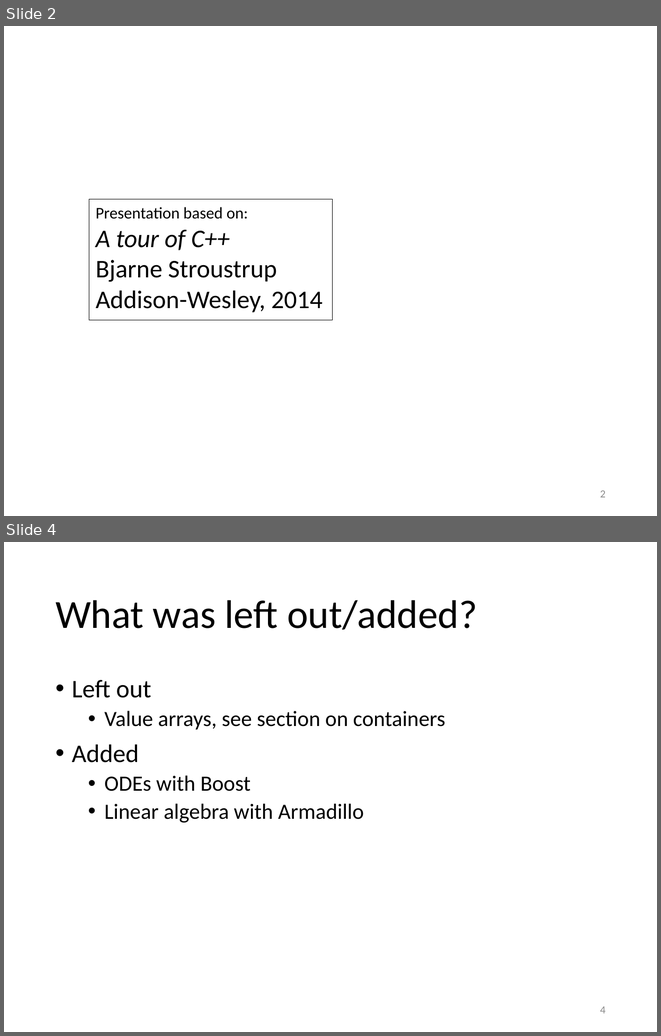
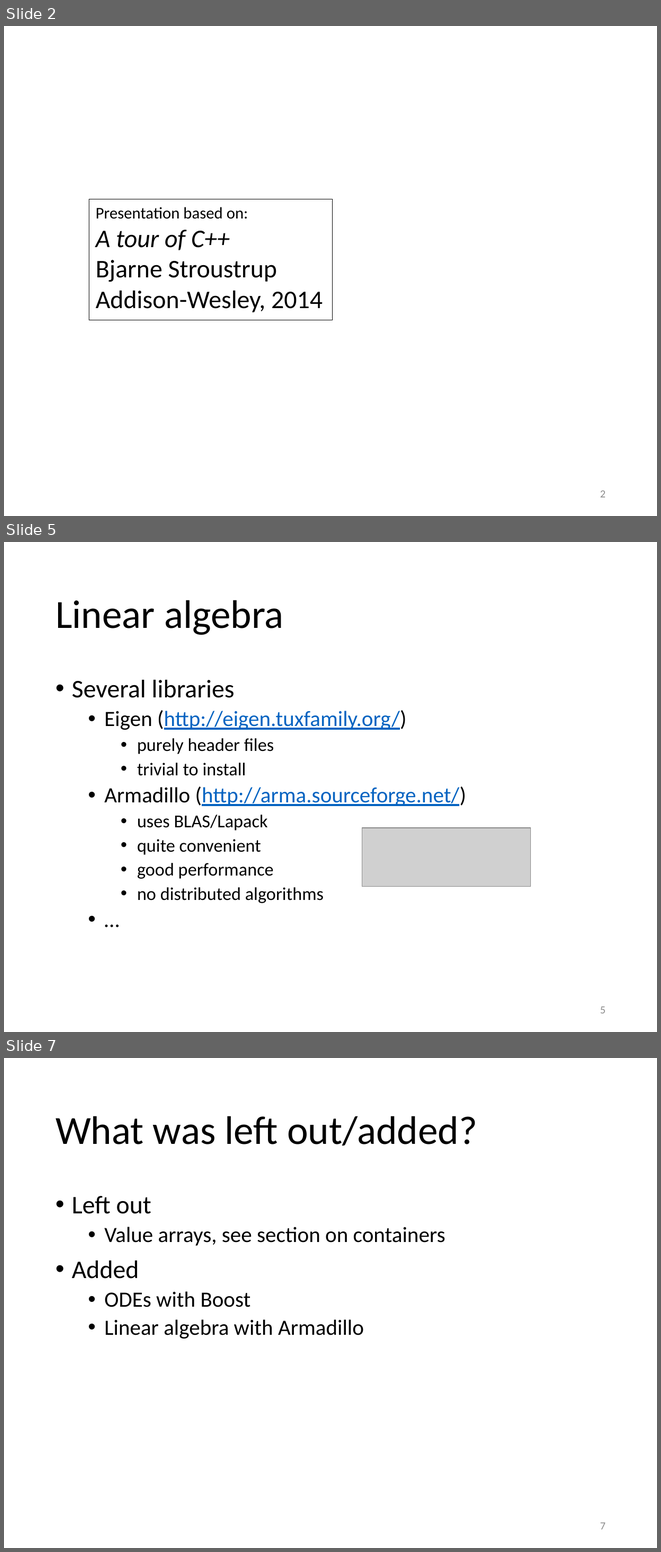
Before and after one commit to gjbex/training-material, a slide deck: CPlusPlus/12_essential_cpp_numerics.pptx. Shown one above the other, each under a label of ours: slides 2 and 4 before the commit, slides 2, 5 and 7 after it; the slides between them are not shown. The pictures are 661x1036 and 661x1552 pixels, drawn with LibreOffice and Linux fonts; fonts in the diff are those of the drawing; grey boxes stand for pictures. Boxes give left, top, right and bottom in pixels: in the first picture for what was removed or moved away, otherwise in the second. Text is boxed around its words. In the diff, an @@ line names an element or a change of style, - is before the commit and + after.

```diff
--- a/CPlusPlus/12_essential_cpp_numerics.pptx
+++ b/CPlusPlus/12_essential_cpp_numerics.pptx
@@ slide 5 added at bbox=[4, 542, 657, 1032], background #FFFFFF @@
@@ title added at bbox=[55, 600, 284, 635], 44 pt, text #000000 @@
+Linear algebra
@@ text added at bbox=[72, 679, 466, 903], 20 pt, text #000000 @@
+• Several libraries
+  • Eigen (http://eigen.tuxfamily.org/)
+    • purely header files
+    • trivial to install
+  • Armadillo (http://arma.sourceforge.net/)
+    • uses BLAS/Lapack
+    • quite convenient
+    • good performance
+    • no distributed algorithms
+  • …
@@ picture added at bbox=[362, 828, 530, 886] @@
@@ page number added at bbox=[600, 1006, 606, 1013], 12 pt, text #8C8C8C @@
+5
@@ what was slide 4 is now slide 7 @@
@@ page number at bbox=[600, 1522, 606, 1529]: text changed @@
-4
+7
```
Also in this commit, not shown: 1 slide changed, 2 other slides added.
